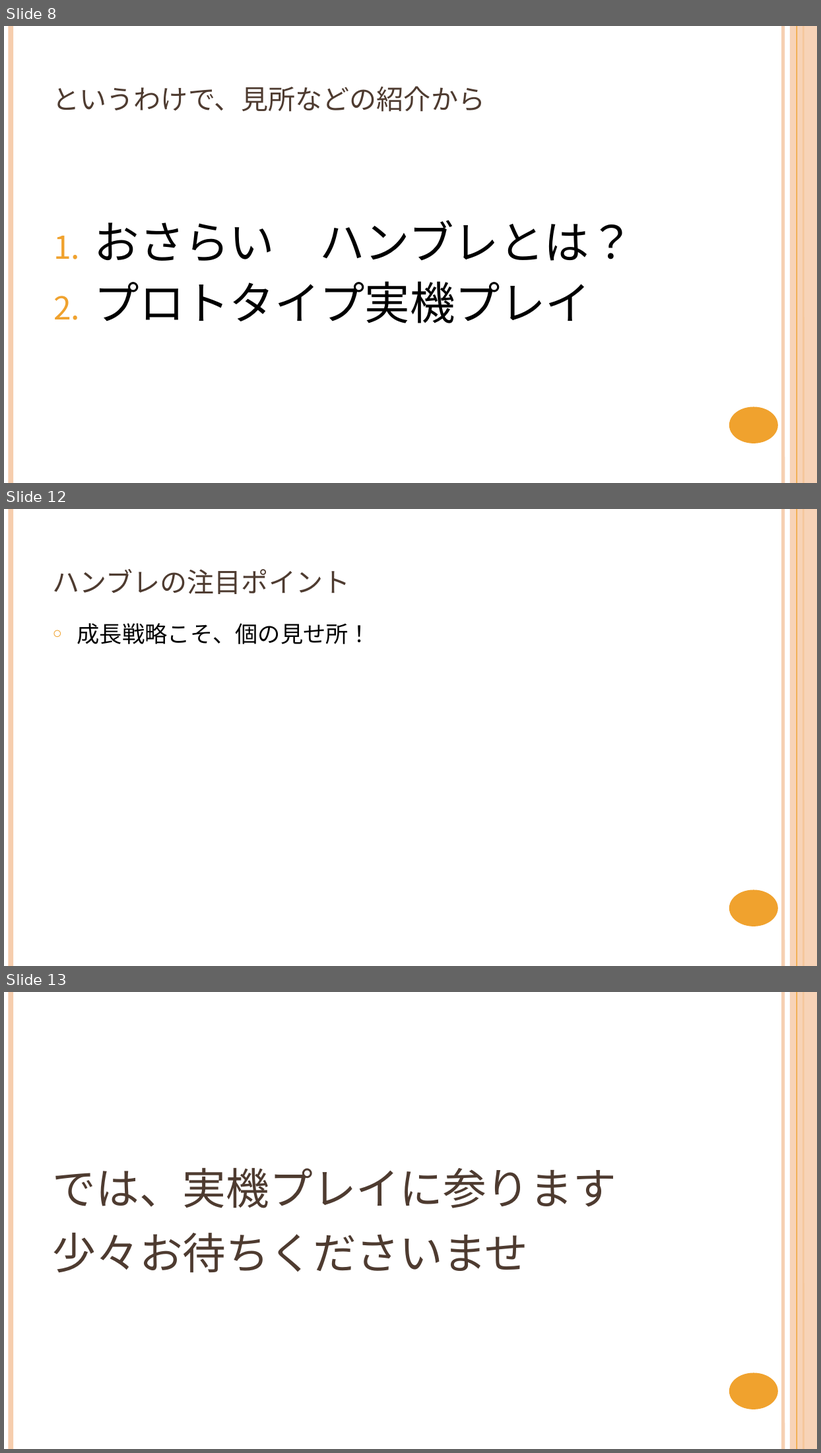
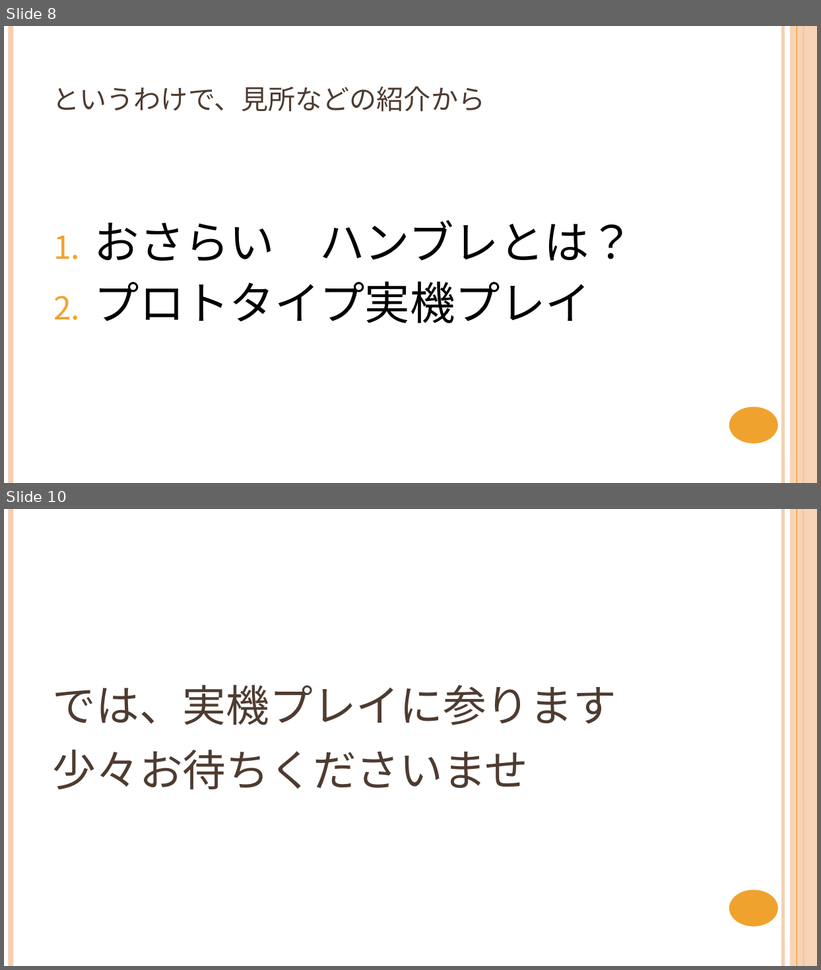
Before and after one commit to NyamLand/VSRPG, a slide deck: 仕様/プレゼンテーション/第三回発表.pptx. Shown one above the other, each under a label of ours: slides 8, 12 and 13 before the commit, slides 8 and 10 after it; the slides between them are not shown. The pictures are 821x1453 and 821x970 pixels, drawn with LibreOffice and Linux fonts; fonts in the diff are those of the drawing. Boxes give left, top, right and bottom in pixels: in the first picture for what was removed or moved away, otherwise in the second. Text is boxed around its words. In the diff, an @@ line names an element or a change of style, - is before the commit and + after.

```diff
--- a/仕様/プレゼンテーション/第三回発表.pptx
+++ b/仕様/プレゼンテーション/第三回発表.pptx
@@ slide 12 removed at [4, 509, 817, 966], background #FFFFFF; not listed: 6 template elements that a slide beside it also shows @@
@@ title removed at [53, 569, 350, 594] @@
-ハンブレの注目ポイント
@@ text removed at [77, 623, 372, 644] @@
-○ 成長戦略こそ、個の見せ所！
@@ what was slide 13 is now slide 10 @@
```
Also in this commit, not shown: 3 slides changed, 2 slides added, 4 other slides removed, 7 other files.
